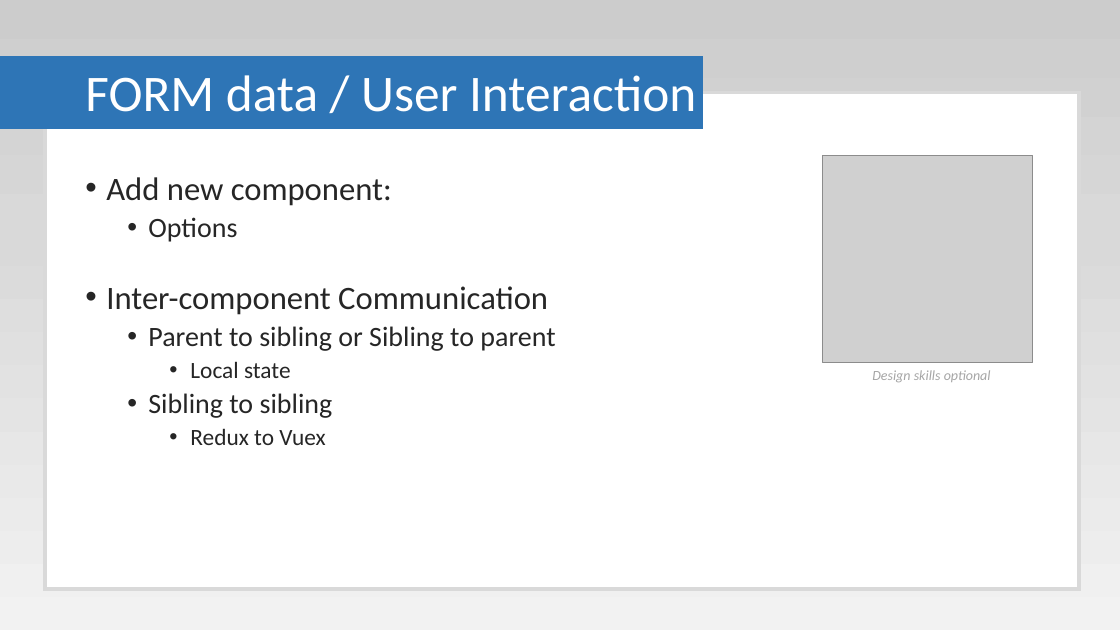
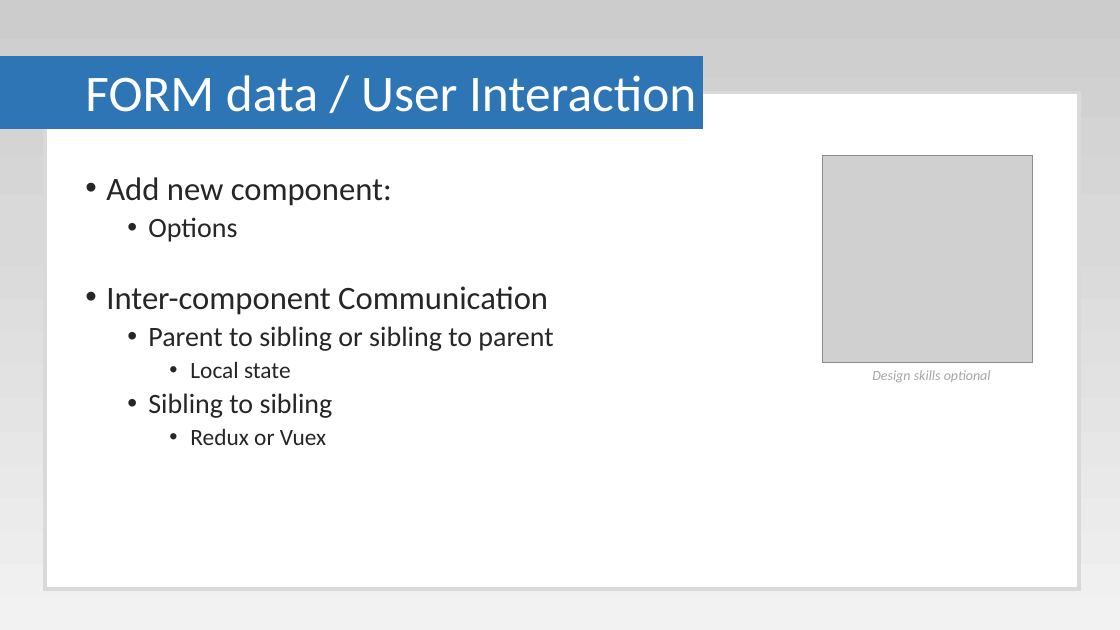
Before and after one commit to Paul-Hadfield/GameOfLife-Talk, a slide deck: slide 43 of Game Of Life Presentation.pptx. Drawn at 1120x630 pixels with LibreOffice and Linux fonts; fonts in the diff are those of the drawing; grey boxes stand for pictures. Boxes give left, top, right and bottom in pixels: in the first picture for what was removed or moved away, otherwise in the second. Text is boxed around its words. In the diff, an @@ line names an element or a change of style, - is before the commit and + after.

Commit message:
Produce slide show PDF

```diff
--- a/Game Of Life Presentation.pptx
+++ b/Game Of Life Presentation.pptx
@@ text at (148,326,553,351): text changed @@
-  • Parent to sibling or Sibling to parent
+  • Parent to sibling or sibling to parent
@@ text at (190,428,326,445): text changed @@
-    • Redux to Vuex
+    • Redux or Vuex
```
Also in this commit, not shown: 1 other file.
